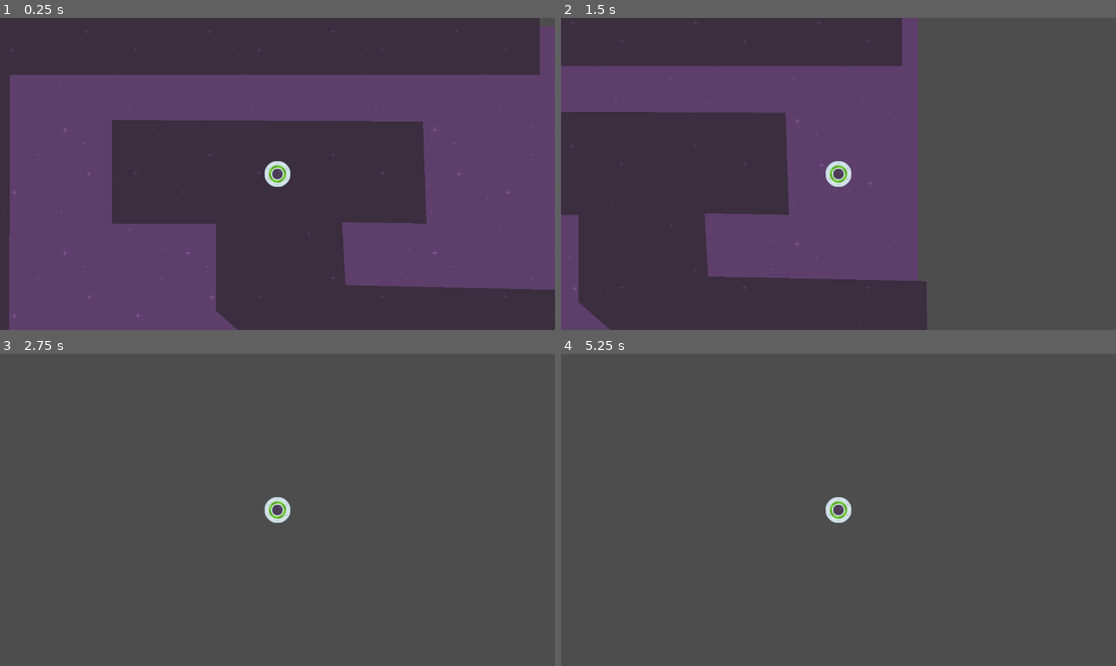
Above: before the commit, frames 1-4 (two rows, left to right).
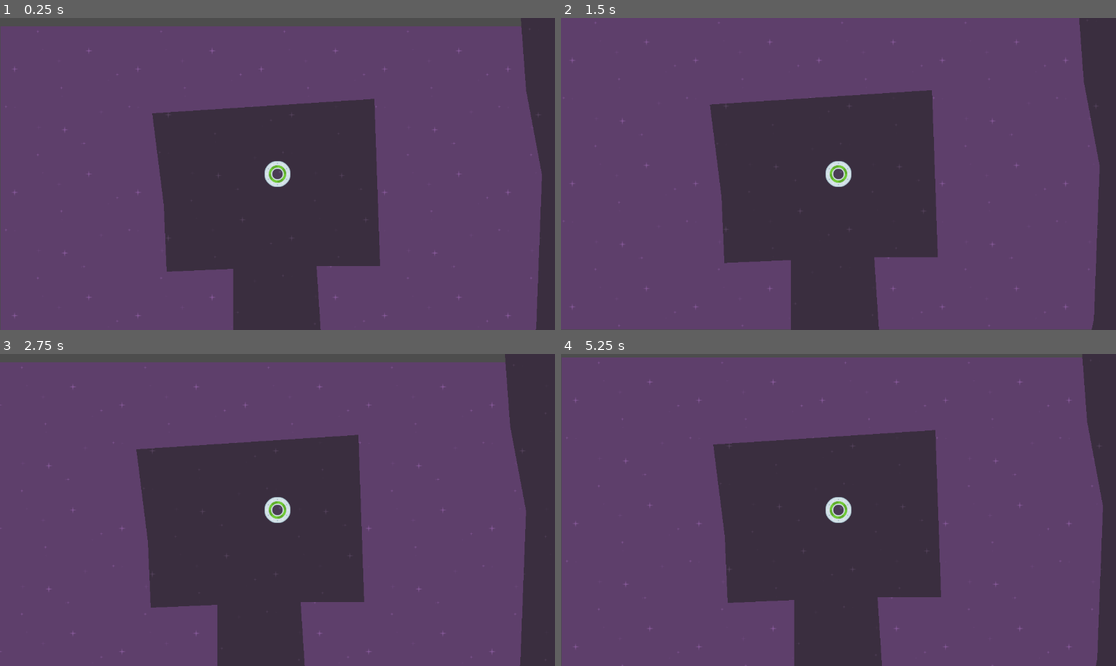
Above: after the commit, the same moments.

Repository: nplayer89/speedySaucer
Game: Godot game, scene res://level_1.tscn
Two runs of this game, one before a commit and one after it. Both use one fixed random seed, a clock stepped at 60 frames per second and the inputs below.
Inputs:
- Up to frame 1 (0.25 s): no input
- Up to frame 2 (1.5 s): tap Enter at 0.5 s; hold Right (move_right) 0.53-1.28 s; hold Down (move_down) from 1.28 s (still down)
- Up to frame 3 (2.75 s): release Down (move_down) at 2.03 s; hold Right (move_right) from 2.03 s (still down)
- Up to frame 4 (5.25 s): release Right (move_right) at 2.78 s; hold Up (move_up) 2.78-3.53 s; hold Left (move_left) 3.53-5.03 s; hold Down (move_down) from 5.03 s (still down)

The runs differ from the first frame. In frame 1, 37% of the frame differs, in the area x 0-100%, y 0-100%; in frame 2, 81%; in frame 3, 97%; in frame 4, 98%.

Commit message:
restart game when exit maze

Diff:
--- a/level.gd
+++ b/level.gd
@@ -7,3 +7,7 @@
 # Called every frame. 'delta' is the elapsed time since the previous frame.
 func _process(delta):
 	pass
+
+
+func _on_maze_body_exited(body):
+	get_tree().reload_current_scene()
--- a/level_1.tscn
+++ b/level_1.tscn
@@ -20,4 +20,6 @@
 
 [node name="maze" parent="." instance=ExtResource("4_0b8jt")]
 z_index = -50
-position = Vector2(507, 472)
+position = Vector2(575, 351)
+
+[connection signal="body_exited" from="maze" to="." method="_on_maze_body_exited"]
--- a/maze.tscn
+++ b/maze.tscn
@@ -5,9 +5,9 @@
 [node name="maze" type="Area2D"]
 
 [node name="CollisionPolygon2D" type="CollisionPolygon2D" parent="."]
-polygon = PackedVector2Array(-60, -62, -60, 119, 94, 254, 497, 260, 497, 260, 494, 430, 120, 435, 120, 435, 115, 825, 261, 898, 168, 1030, -252, 1031, -252, 1617, -491, 1620, -488, -371, 612, -371, 612, -590, -656, -600, -656, 1825, -37, 1825, -40, 1220, 326, 1223, 552, 863, 303, 732, 299, 591, 666, 594, 663, 76, 209, 66, 202, -65, 377, -62, 370, -274, -276, -277, -276, -62)
+polygon = PackedVector2Array(-236, 21, -230, 159, -92, 153, -92, 498, 708, 510, 678, -509, 1205, -500, 1211, 132, 1427, 123, 1382, -731, 702, -650, 489, -587, 516, -218, 549, -42, 537, 276, 513, 387, 96, 378, 81, 147, 213, 147, 201, -200, -260, -170)
 
-[node name="Polygon2D" type="Polygon2D" parent="."]
+[node name="Polygon2D" type="Polygon2D" parent="CollisionPolygon2D"]
 texture_repeat = 2
 texture = ExtResource("1_o8lik")
-polygon = PackedVector2Array(-60, -62, -60, 119, 94, 254, 497, 260, 497, 260, 494, 430, 120, 435, 120, 435, 115, 825, 261, 898, 168, 1030, -252, 1031, -252, 1617, -491, 1620, -488, -371, 612, -371, 612, -590, -656, -600, -656, 1825, -37, 1825, -40, 1220, 326, 1223, 552, 863, 303, 732, 299, 591, 666, 594, 663, 76, 209, 66, 202, -65, 377, -62, 370, -274, -276, -277, -276, -62)
+polygon = PackedVector2Array(-236, 21, -230, 159, -92, 153, -92, 498, 708, 510, 678, -509, 1205, -500, 1211, 132, 1427, 123, 1382, -731, 702, -650, 489, -587, 516, -218, 549, -42, 537, 276, 513, 387, 96, 378, 81, 147, 213, 147, 201, -200, -260, -170)
--- a/player.tscn
+++ b/player.tscn
@@ -4,7 +4,7 @@
 [ext_resource type="Script" path="res://player.gd" id="1_oc34k"]
 
 [sub_resource type="CircleShape2D" id="CircleShape2D_ak10l"]
-radius = 45.22
+radius = 30.0463
 
 [node name="player" type="RigidBody2D"]
 gravity_scale = 2.66454e-15
